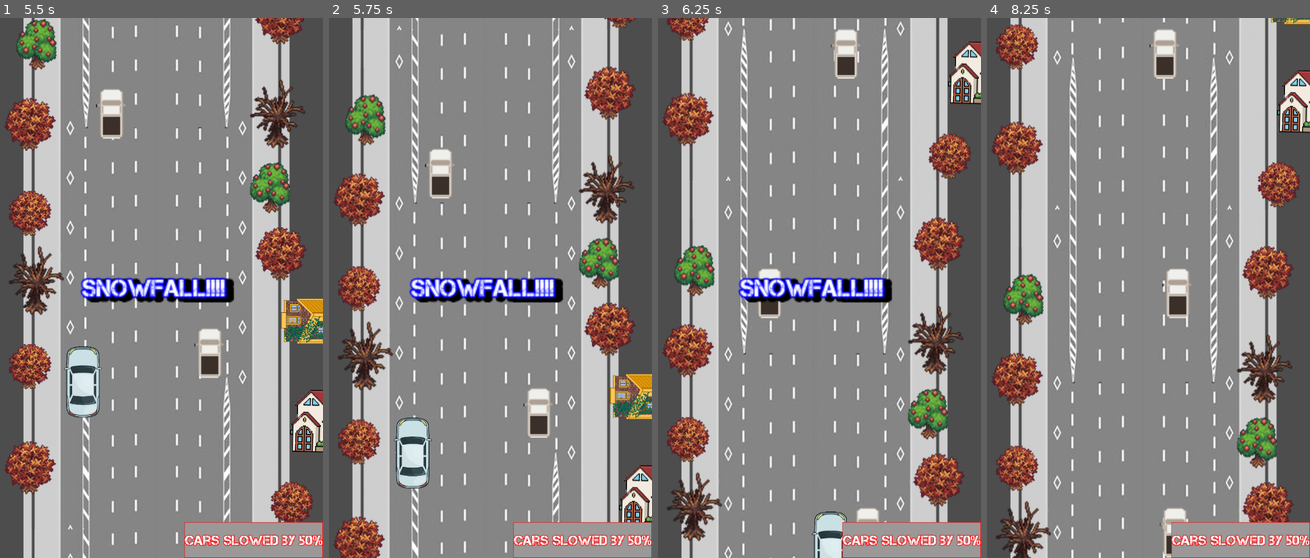
Above: before the commit, frames 1-4 (left to right).
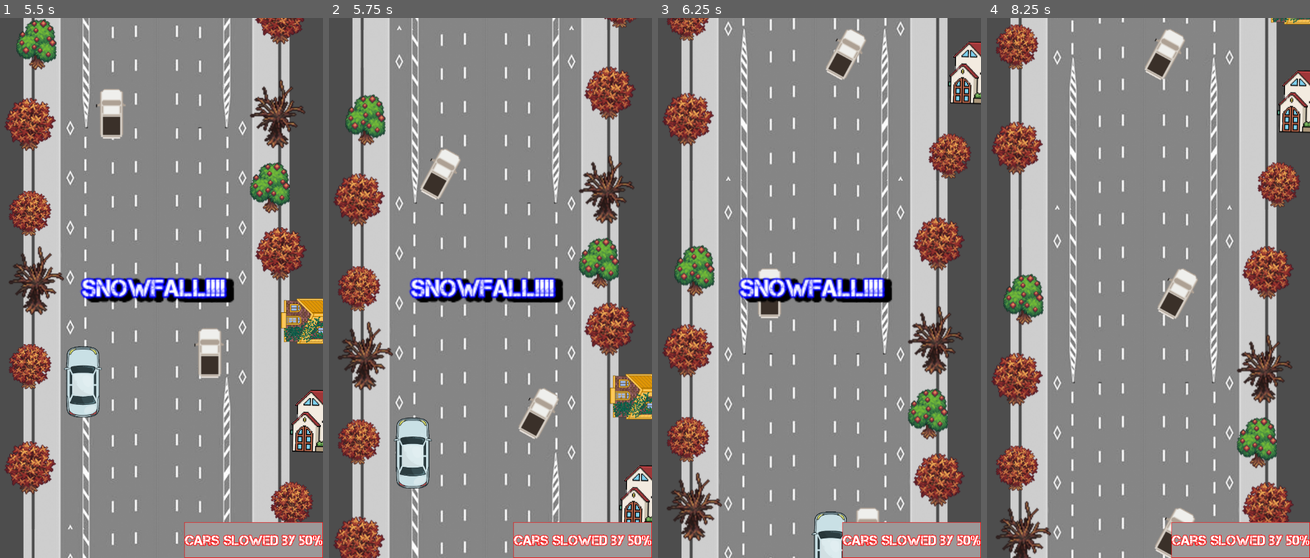
Above: after the commit, the same moments.

Repository: Zanzigzan/ChaosHacks-2024
Game: Godot game, scene res://main.tscn
Same seed, same stepped clock (60 frames per second), same inputs: the game is played once before the commit and once after it.
Inputs:
- Up to frame 1 (5.5 s): hold Right (ui_right) 0.53-1.28 s; hold Down (ui_down) 1.28-2.03 s; hold Right (ui_right) 2.03-2.78 s; hold Up (ui_up) 2.78-3.53 s; hold Left (ui_left) 3.53-5.03 s; hold Down (ui_down) from 5.03 s (still down)
- Up to frame 2 (5.75 s): keep holding Down (ui_down)
- Up to frame 3 (6.25 s): release Down (ui_down) at 5.78 s; hold Right (ui_right) from 5.78 s (still down)
- Up to frame 4 (8.25 s): release Right (ui_right) at 6.53 s; hold Up (ui_up) 6.53-7.28 s; hold Right (ui_right) 7.28-8.03 s; hold Down (ui_down) from 8.03 s (still down)

Frame 1 is identical in both runs. In frame 2, 1.0% of the frame differs, in the area x 28-72%, y 24-78%; in frame 3, 0.5%; in frame 4, 1.3%, in the area x 48-66%, y 2-100%.

Commit message:
x

Diff:
--- a/main.gd
+++ b/main.gd
@@ -34,8 +34,9 @@
 	if countEvent == 0:
 		$EventsMsgs.show_message("SNOWFALL!!!!", "Cars slowed by 50%")
 		countEvent += 1
-
+		$WigglingTimer.start()
 	elif countEvent == 1:
+		$WigglingTimer.stop()
 		$EventsMsgs.show_message("RICHMOND DRIVER!!!!", "BE AWARE!!!")
 		countEvent += 1
 
@@ -48,3 +49,10 @@
 		countEvent += 1
 	else:
 		$EventsMsgs.show_message("SNOW AND RICHMOND DRIVER!!!!", "CHAOOOS!!!")
+
+
+
+
+func _on_wiggling_timer_timeout():
+	for enemy in $EnemyContainer.get_children():
+		enemy.set_wiggling(true)
